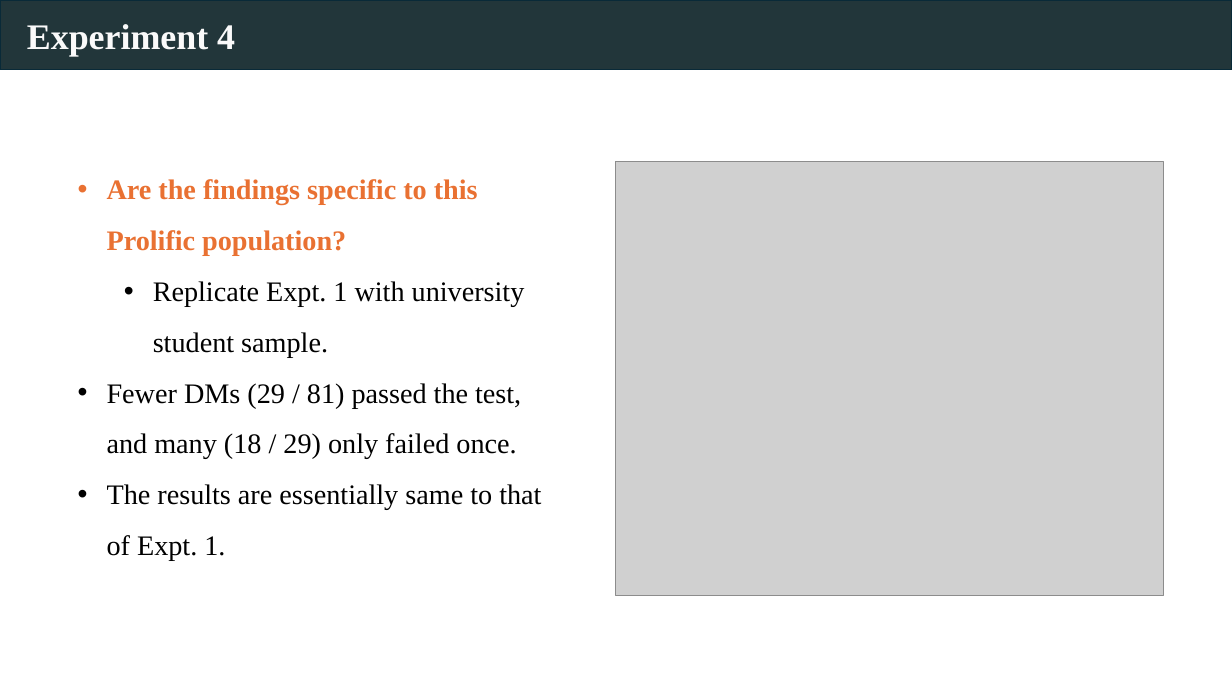
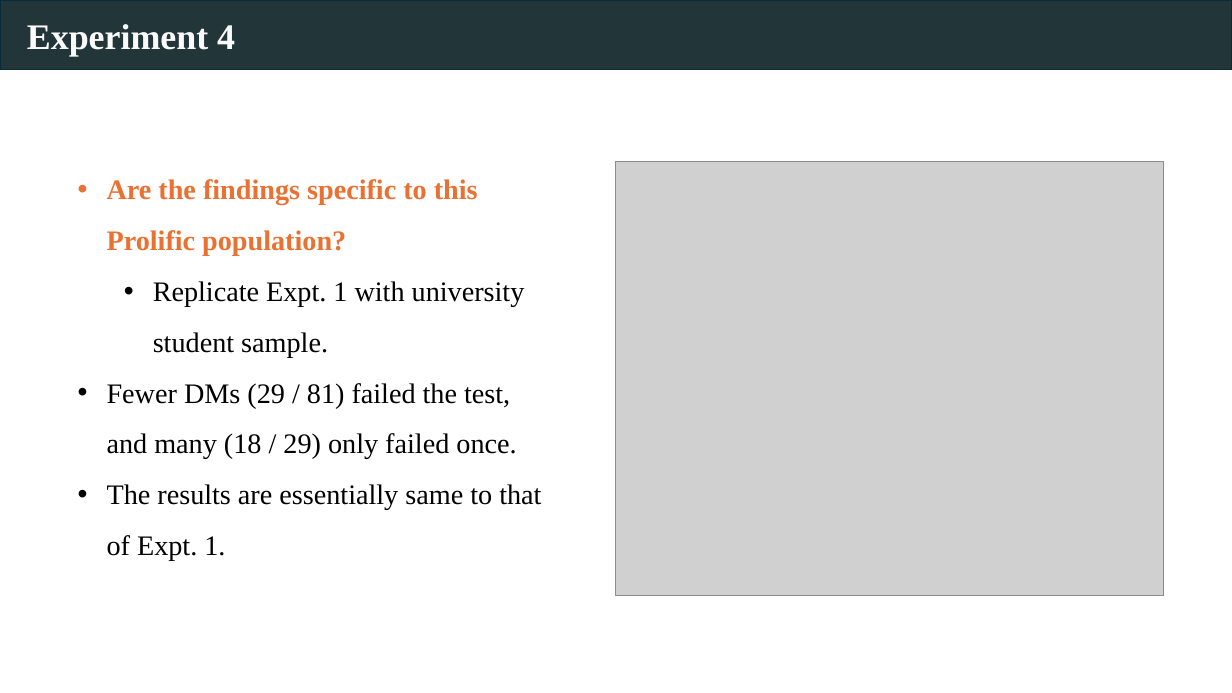
Before and after one commit to Jilong-Wu-Econ/Jilong-Wu-Econ.github.io, a slide deck: slide 27 of bric.pptx (slide 26 before the commit). Drawn at 1232x693 pixels with LibreOffice and Linux fonts; fonts in the diff are those of the drawing; grey boxes stand for pictures. Boxes give left, top, right and bottom in pixels: in the first picture for what was removed or moved away, otherwise in the second. Text is boxed around its words. In the diff, an @@ line names an element or a change of style, - is before the commit and + after.

```diff
--- a/bric.pptx
+++ b/bric.pptx
@@ text at [107,383,516,459]: text changed @@
-• Fewer DMs (29 / 81) passed the test, and many (18 / 29) only failed once.
+• Fewer DMs (29 / 81) failed the test, and many (18 / 29) only failed once.
```
Also in this commit, not shown: 15 other slides changed, 2 slides added.
